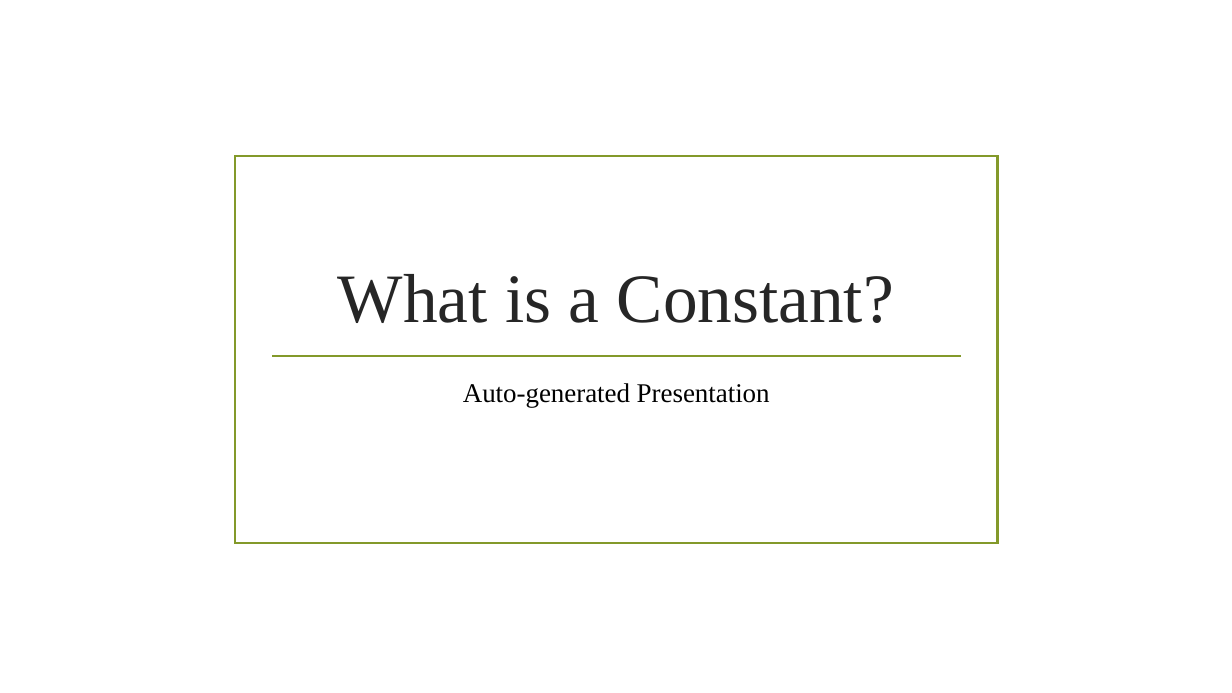
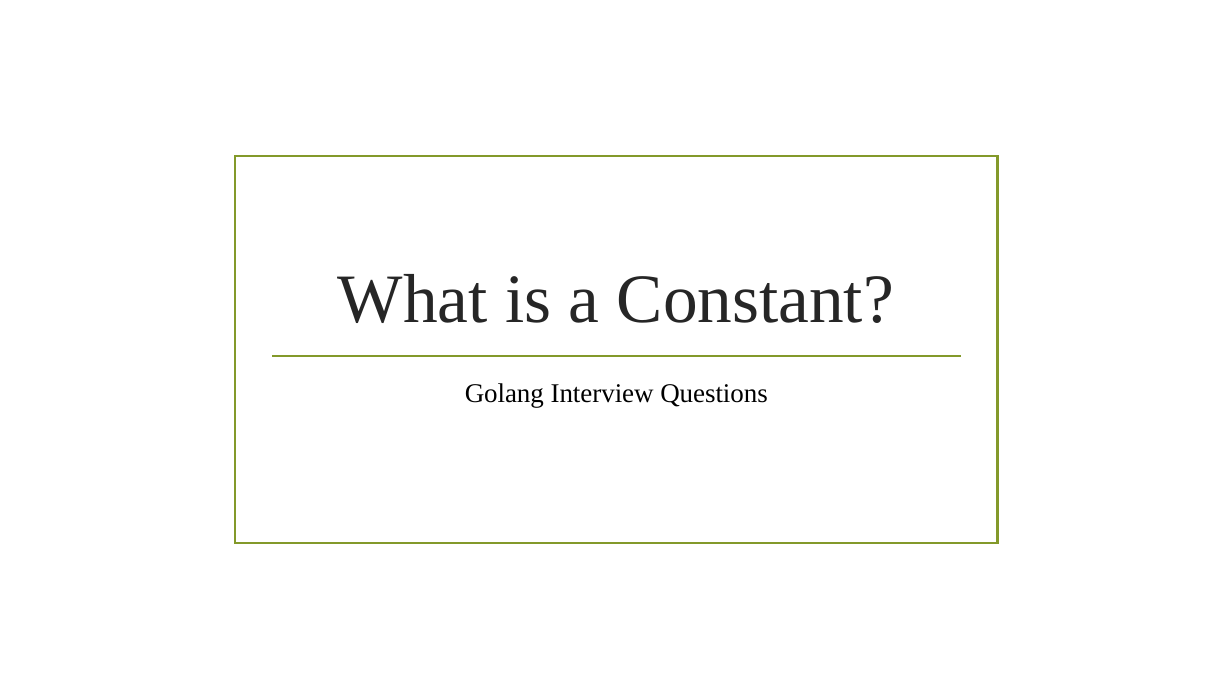
Before and after one commit to CodeWithDhruvX/coding_ppt, a slide deck: slide 1 of ppt/golang/interview_questions/6/constant.pptx. Drawn at 1232x693 pixels with LibreOffice and Linux fonts; fonts in the diff are those of the drawing; background and template pictures are left out. Boxes give left, top, right and bottom in pixels: in the first picture for what was removed or moved away, otherwise in the second. Text is boxed around its words. In the diff, an @@ line names an element or a change of style, - is before the commit and + after.

```diff
--- a/ppt/golang/interview_questions/6/constant.pptx
+++ b/ppt/golang/interview_questions/6/constant.pptx
@@ subtitle at (x1=465, y1=383, x2=768, y2=408): text changed @@
-Auto-generated Presentation
+Golang Interview Questions
```
Also in this commit, not shown: 2 other slides changed, 9 other files.
